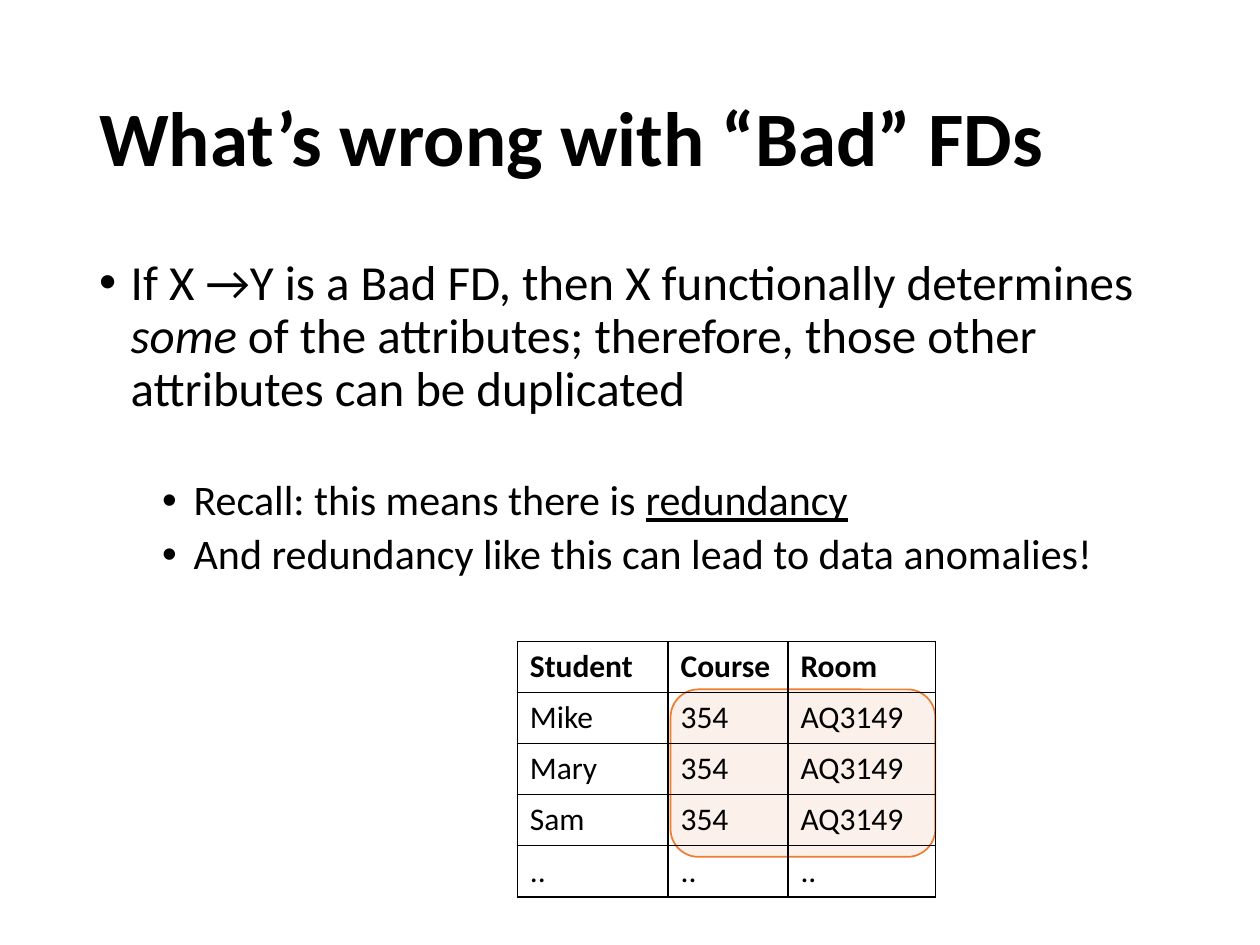
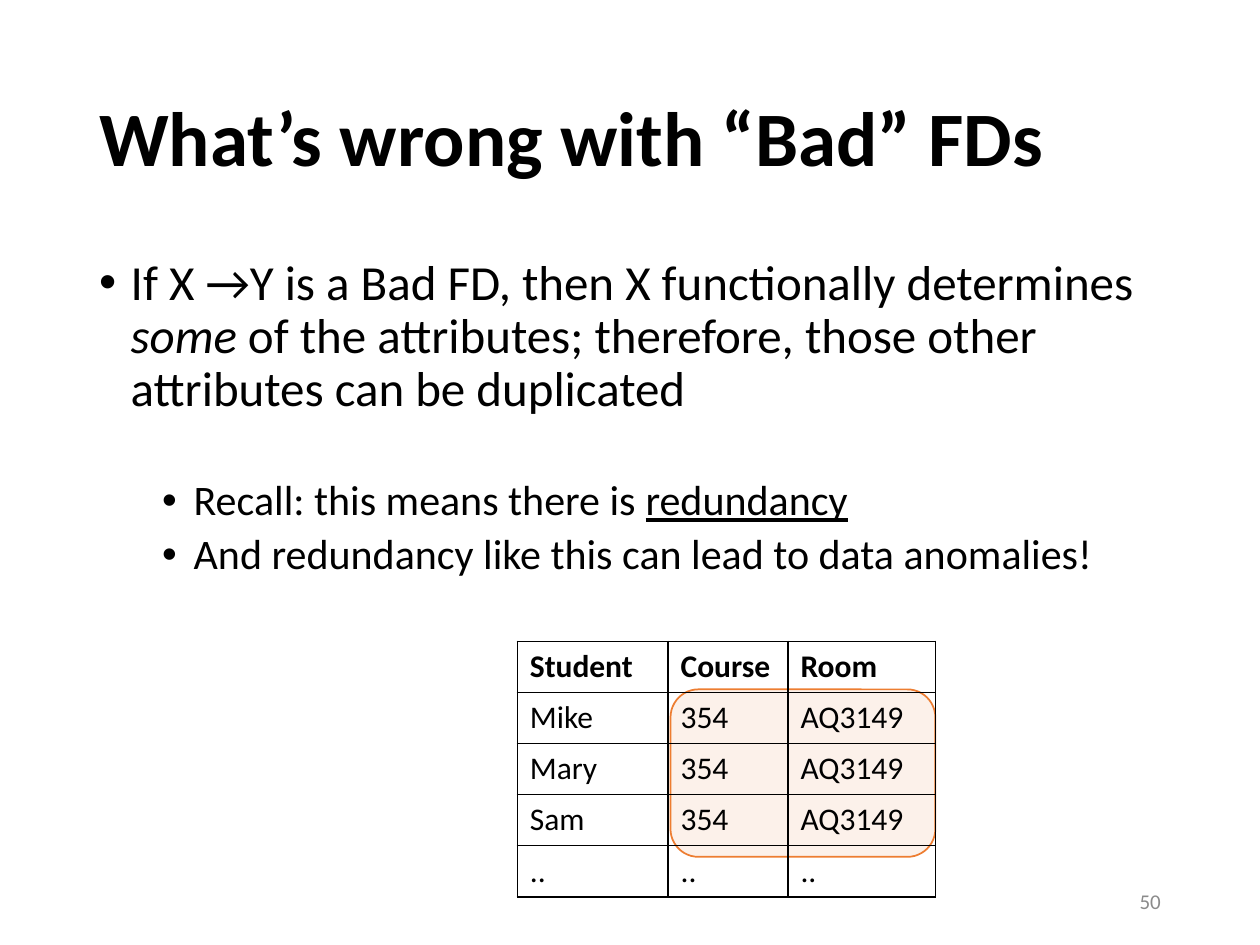
Before and after one commit to sfu-db/cmpt354, a slide deck: slide 50 of Lectures/lec9-design-theory.pptx. Drawn at 1260x945 pixels with LibreOffice and Linux fonts; fonts in the diff are those of the drawing. Boxes give left, top, right and bottom in pixels: in the first picture for what was removed or moved away, otherwise in the second. Text is boxed around its words. In the diff, an @@ line names an element or a change of style, - is before the commit and + after.

```diff
--- a/Lectures/lec9-design-theory.pptx
+++ b/Lectures/lec9-design-theory.pptx
@@ page number added at (x1=1140, y1=895, x2=1161, y2=909), 12 pt, text #8C8C8C @@
+50
```
Also in this commit, not shown: 26 other slides changed, 1 other file.
